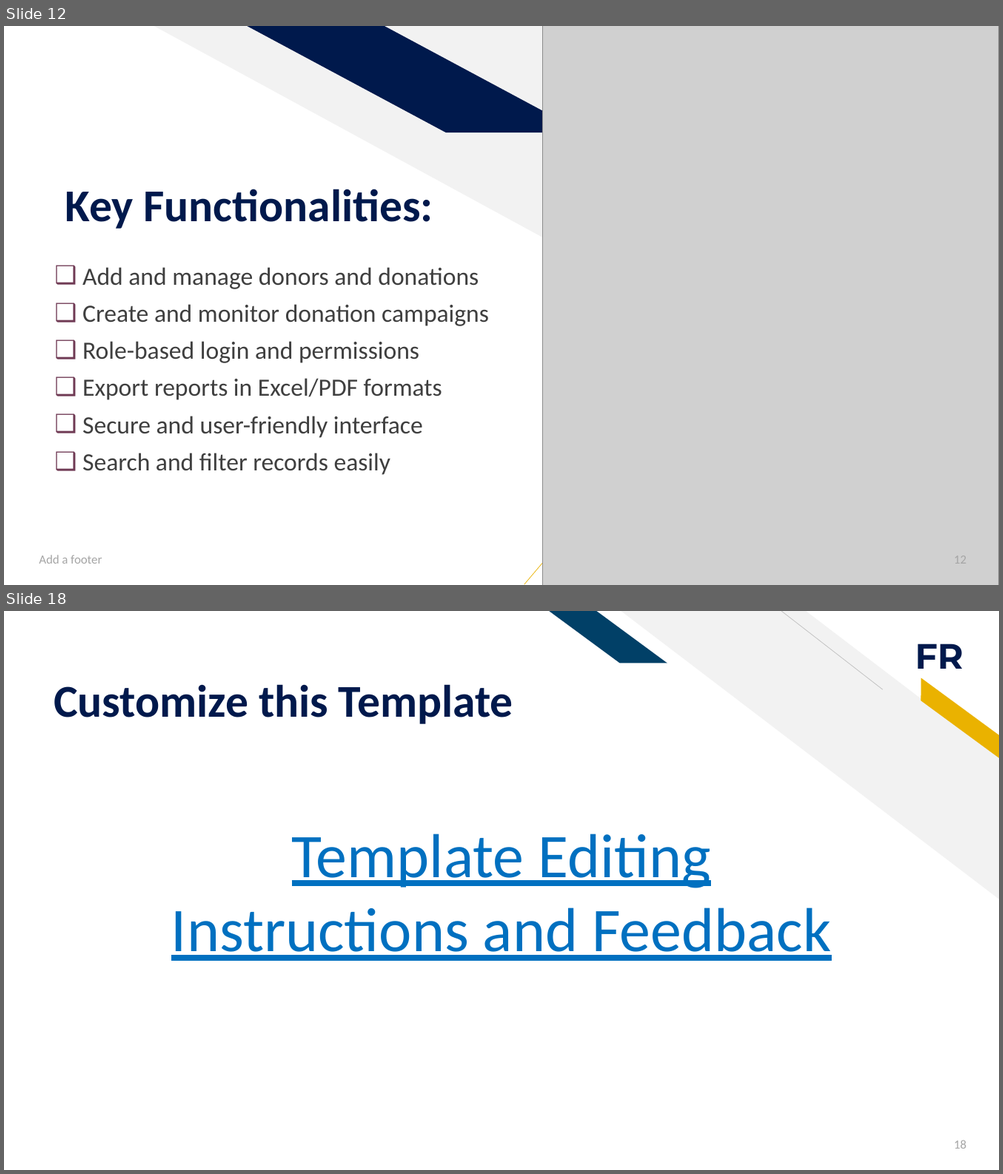
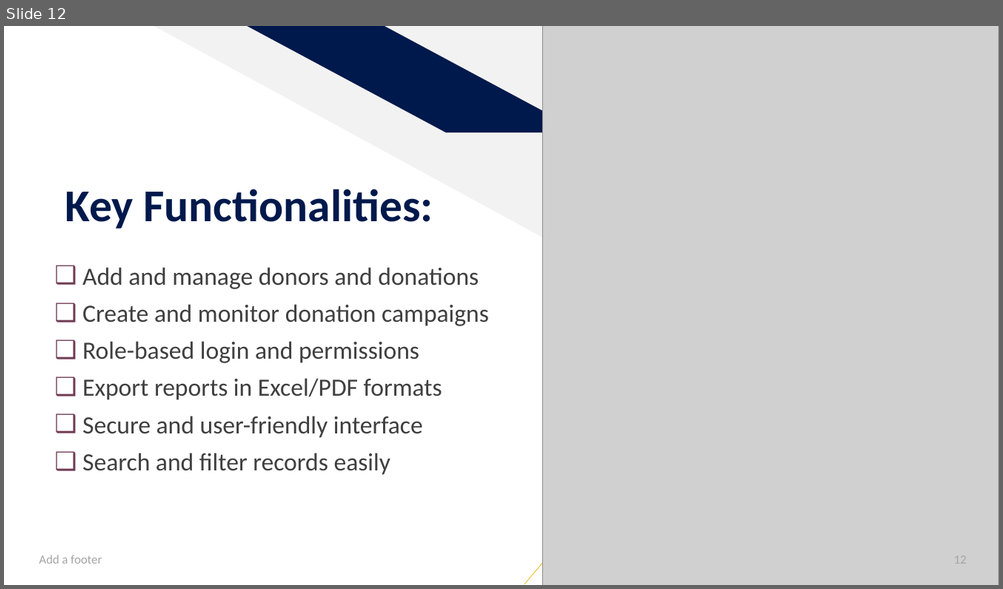
Before and after one commit to SharminAkter13/php_project, a slide deck: Donation Management System.pptx. Shown one above the other, each under a label of ours: slides 12 and 18 before the commit, slide 12 after it; the slides between them are not shown. The pictures are 1003x1174 and 1003x589 pixels, drawn with LibreOffice and Linux fonts; fonts in the diff are those of the drawing; grey boxes stand for pictures. Boxes give left, top, right and bottom in pixels: in the first picture for what was removed or moved away, otherwise in the second. Text is boxed around its words. In the diff, an @@ line names an element or a change of style, - is before the commit and + after.

```diff
--- a/Donation Management System.pptx
+++ b/Donation Management System.pptx
@@ slide 18 removed at (4,611,999,1170), background #FFFFFF @@
@@ parallelogram removed at (549,611,667,664) @@
@@ diag stripe removed at (621,611,999,900) @@
@@ line removed from (883, 689) to (782, 611) @@
@@ text removed at (915,644,963,669) @@
-FR
@@ title removed at (54,684,513,724) @@
-Customize this Template
@@ parallelogram removed at (910,678,999,758) @@
@@ text removed at (171,834,831,961) @@
-Template Editing Instructions and Feedback
@@ page number removed at (953,1141,966,1149) @@
-18
```
Also in this commit, not shown: 2 slides changed, 7 slides added, 3 other slides removed, 6 other files.
